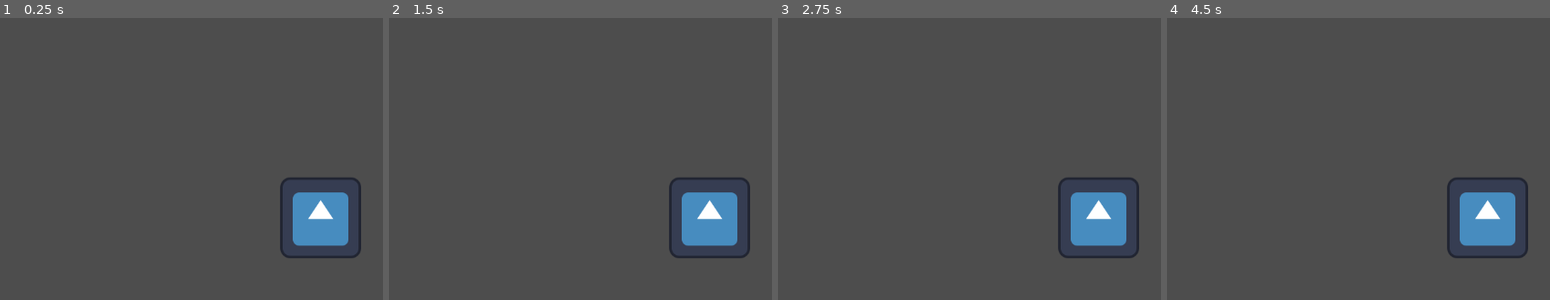
Above: before the commit, frames 1-4 (left to right).
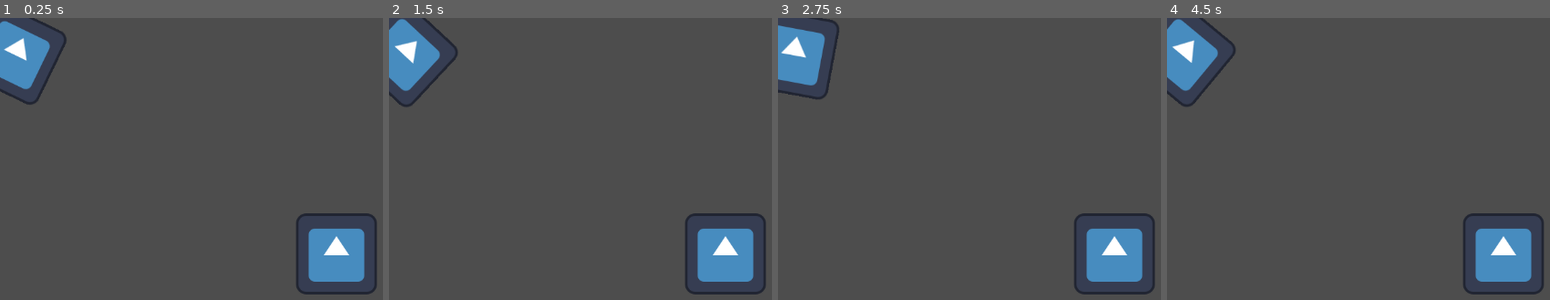
Above: after the commit, the same moments.

Repository: Access547/UWE-Game-Jam
Game: Godot game, scene res://Scenes/scene1.tscn
Two runs of this game, one before a commit and one after it. Both use one fixed random seed, a clock stepped at 60 frames per second and the inputs below. The project has no main scene, so this scene is started directly. The engine's default icon, where the game draws it, is replaced by a stand-in: a white triangle on a blue panel in a dark square.
Inputs (mouse positions are in pixels of both pictures, inside the frame that each line leads up to):
- Up to frame 1 (0.25 s): no input
- Up to frame 2 (1.5 s): tap Enter at 0.5 s; move the mouse to (outside the picture) at 0.52 s; hold Right (ui_right) 0.53-1.28 s; click (outside the picture) at 0.6 s; tap Space at 1.25 s; move the mouse to (607, 243) at 1.27 s; hold Down (ui_down) from 1.28 s (still down); click (607, 243) at 1.35 s
- Up to frame 3 (2.75 s): tap Enter at 2 s; move the mouse to (outside the picture) at 2.02 s; release Down (ui_down) at 2.03 s; hold Right (ui_right) from 2.03 s (still down); click (outside the picture) at 2.1 s
- Up to frame 4 (4.5 s): tap Space at 2.75, 4.25 s; move the mouse to (outside the picture) at 2.77 s; release Right (ui_right) at 2.78 s; hold Up (ui_up) 2.78-3.53 s; click (outside the picture) at 2.85 s; tap Enter at 3.5 s; move the mouse to (outside the picture) at 3.52 s; hold Left (ui_left) from 3.53 s (still down); click (outside the picture) at 3.6 s; move the mouse to (1312, 161) at 4.27 s; click (1312, 161) at 4.35 s

The runs differ from the first frame. In frame 1, 8.1% of the frame differs, in the area x 0-99%, y 0-99%; in frame 2, 8.1%; in frame 3, 8.0%; in frame 4, 8.1%.

Commit message:
Player
Basic player

Diff:
--- /dev/null
+++ b/Prefab/character.gd
@@ -0,0 +1,45 @@
+extends CharacterBody2D
+var input = Vector2.ZERO
+
+@export var max_speed = 400
+@export var accel = 1500
+@export var friction = 600
+var mouse_pos
+
+
+
+func _physics_process(delta):
+	player_movement(delta)
+	look_at_mouse()
+
+	if Input.is_action_just_pressed("kick"):
+		kick()
+
+
+func get_input():
+	input.x = int(Input.is_action_pressed("move_right")) - int(Input.is_action_pressed("move_left"))
+	input.y = int(Input.is_action_pressed("move_down")) - int(Input.is_action_pressed("move_up"))
+	return input.normalized()
+
+func player_movement(delta):
+	input = get_input()
+	if input == Vector2.ZERO:
+		if velocity.length() > (friction * delta):
+			velocity -= velocity.normalized() * (friction * delta)
+		else:
+			velocity = Vector2.ZERO
+	else:
+		velocity += (input * accel * delta)
+		velocity = velocity.limit_length(max_speed)
+	move_and_slide()
+	look_at_mouse()
+
+func look_at_mouse():
+	var direction = get_global_mouse_position() - position
+	look_at(get_global_mouse_position())
+
+func kick():
+	$kickbox.monitoring = false
+	#ADD ANIMATION LOGIC HERE
+	#play kick animation
+	#when kick animation is done disable kickbox again
--- /dev/null
+++ b/Prefab/character.tscn
@@ -0,0 +1,29 @@
+[gd_scene load_steps=5 format=3 uid="uid://ck777aksqa1dj"]
+
+[ext_resource type="Script" path="res://Prefab/character.gd" id="1_ph1sw"]
+[ext_resource type="Texture2D" uid="uid://b3dy7l68wh0q7" path="res://Assets/Art/icon.svg" id="2_krl75"]
+
+[sub_resource type="RectangleShape2D" id="RectangleShape2D_l3ptw"]
+size = Vector2(125, 128)
+
+[sub_resource type="CapsuleShape2D" id="CapsuleShape2D_alc41"]
+radius = 1.61639
+height = 106.851
+
+[node name="Character" type="CharacterBody2D"]
+script = ExtResource("1_ph1sw")
+
+[node name="Sprite2D" type="Sprite2D" parent="."]
+texture = ExtResource("2_krl75")
+
+[node name="playerBox" type="CollisionShape2D" parent="."]
+position = Vector2(0.5, 0)
+shape = SubResource("RectangleShape2D_l3ptw")
+
+[node name="kickbox" type="Area2D" parent="."]
+position = Vector2(127, -13)
+
+[node name="CollisionShape2D" type="CollisionShape2D" parent="kickbox"]
+position = Vector2(-17, 15)
+rotation = 1.60902
+shape = SubResource("CapsuleShape2D_alc41")
--- a/Scenes/scene1.tscn
+++ b/Scenes/scene1.tscn
@@ -1,9 +1,16 @@
-[gd_scene load_steps=2 format=3 uid="uid://d0unku3361djv"]
+[gd_scene load_steps=3 format=3 uid="uid://d0unku3361djv"]
 
 [ext_resource type="Texture2D" uid="uid://b3dy7l68wh0q7" path="res://Assets/Art/icon.svg" id="1_rp381"]
+[ext_resource type="PackedScene" uid="uid://ck777aksqa1dj" path="res://Prefab/character.tscn" id="2_ff7bj"]
 
 [node name="Node2D" type="Node2D"]
+position = Vector2(25, 57)
 
 [node name="Icon" type="Sprite2D" parent="."]
 position = Vector2(507, 316)
 texture = ExtResource("1_rp381")
+
+[node name="Character" parent="." instance=ExtResource("2_ff7bj")]
+max_speed = 600
+accel = 3000
+friction = 2000
--- /dev/null
+++ b/Scripts/plyayer.gd
@@ -0,0 +1,28 @@
+extends Node
+
+var input = Vector2.ZERO
+
+const max_speed = 400
+const accel = 1500
+const friction = 600
+
+
+# Called when the node enters the scene tree for the first time.
+func _ready():
+	pass # Replace with function body.
+
+
+# Called every frame. 'delta' is the elapsed time since the previous frame.
+func _process(delta):
+	pass
+
+func get_input():
+	input.x = int(Input.is_action_pressed("ui_right")) - int(Input.is_action_pressed("ui_left"))
+	input.y = int(Input.is_action_pressed("ui_down")) - int(Input.is_action_pressed("ui_up"))
+	return input.normalized()
+
+func player_movement():
+	input = get_input()
+
+	if velocity.length() > (friction * delta):
+		velocity -= velocity.normalized() * (friction * delta)
--- a/project.godot
+++ b/project.godot
@@ -13,3 +13,41 @@
 config/name="UWE Jam"
 config/features=PackedStringArray("4.2", "Forward Plus")
 config/icon="res://Assets/Art/icon.svg"
+
+[input]
+
+move_up={
+"deadzone": 0.5,
+"events": [Object(InputEventKey,"resource_local_to_scene":false,"resource_name":"","device":-1,"window_id":0,"alt_pressed":false,"shift_pressed":false,"ctrl_pressed":false,"meta_pressed":false,"pressed":false,"keycode":0,"physical_keycode":87,"key_label":0,"unicode":119,"echo":false,"script":null)
+]
+}
+move_down={
+"deadzone": 0.5,
+"events": [Object(InputEventKey,"resource_local_to_scene":false,"resource_name":"","device":-1,"window_id":0,"alt_pressed":false,"shift_pressed":false,"ctrl_pressed":false,"meta_pressed":false,"pressed":false,"keycode":0,"physical_keycode":83,"key_label":0,"unicode":115,"echo":false,"script":null)
+]
+}
+move_right={
+"deadzone": 0.5,
+"events": [Object(InputEventKey,"resource_local_to_scene":false,"resource_name":"","device":-1,"window_id":0,"alt_pressed":false,"shift_pressed":false,"ctrl_pressed":false,"meta_pressed":false,"pressed":false,"keycode":0,"physical_keycode":68,"key_label":0,"unicode":100,"echo":false,"script":null)
+]
+}
+move_left={
+"deadzone": 0.5,
+"events": [Object(InputEventKey,"resource_local_to_scene":false,"resource_name":"","device":-1,"window_id":0,"alt_pressed":false,"shift_pressed":false,"ctrl_pressed":false,"meta_pressed":false,"pressed":false,"keycode":0,"physical_keycode":65,"key_label":0,"unicode":97,"echo":false,"script":null)
+]
+}
+kick={
+"deadzone": 0.5,
+"events": [Object(InputEventMouseButton,"resource_local_to_scene":false,"resource_name":"","device":-1,"window_id":0,"alt_pressed":false,"shift_pressed":false,"ctrl_pressed":false,"meta_pressed":false,"button_mask":1,"position":Vector2(331, 7),"global_position":Vector2(335, 48),"factor":1.0,"button_index":1,"canceled":false,"pressed":true,"double_click":false,"script":null)
+]
+}
+shit={
+"deadzone": 0.5,
+"events": []
+}
+
+[layer_names]
+
+2d_physics/layer_1="player"
+2d_physics/layer_2="wall"
+2d_physics/layer_3="bad Guy"
